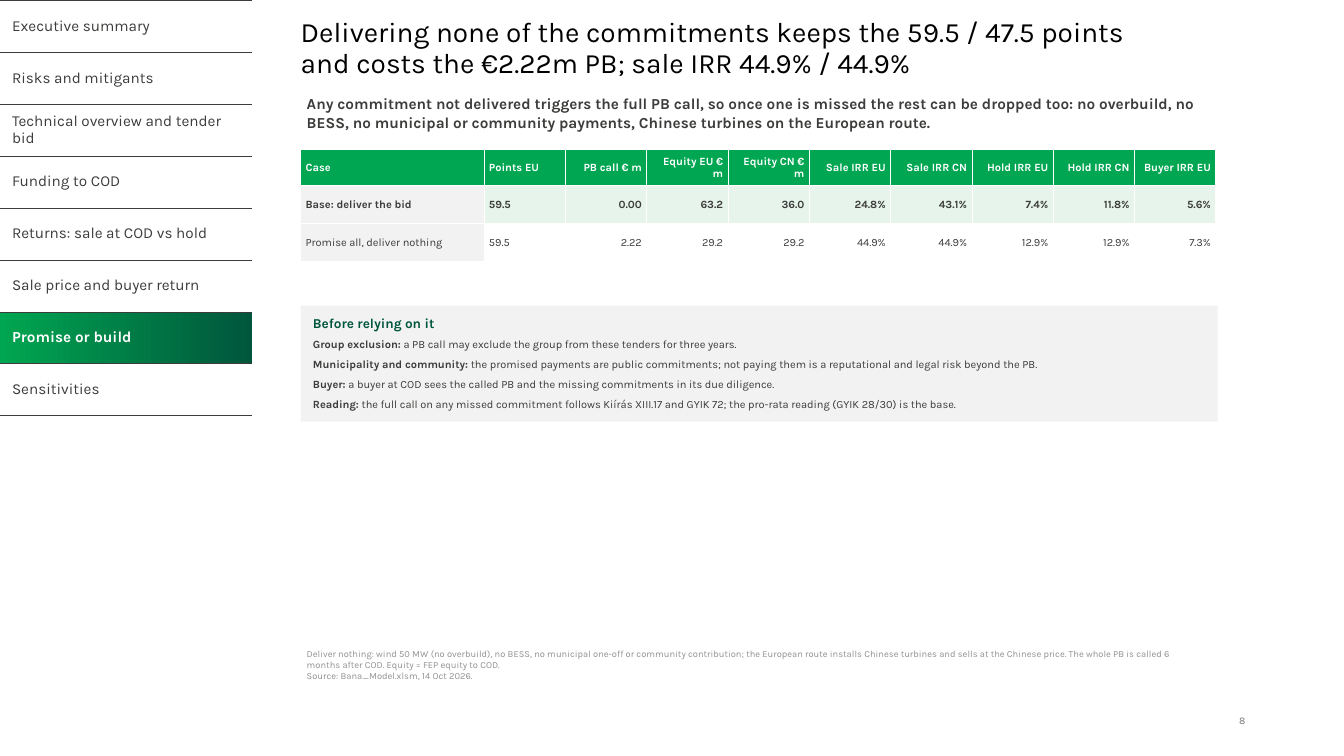
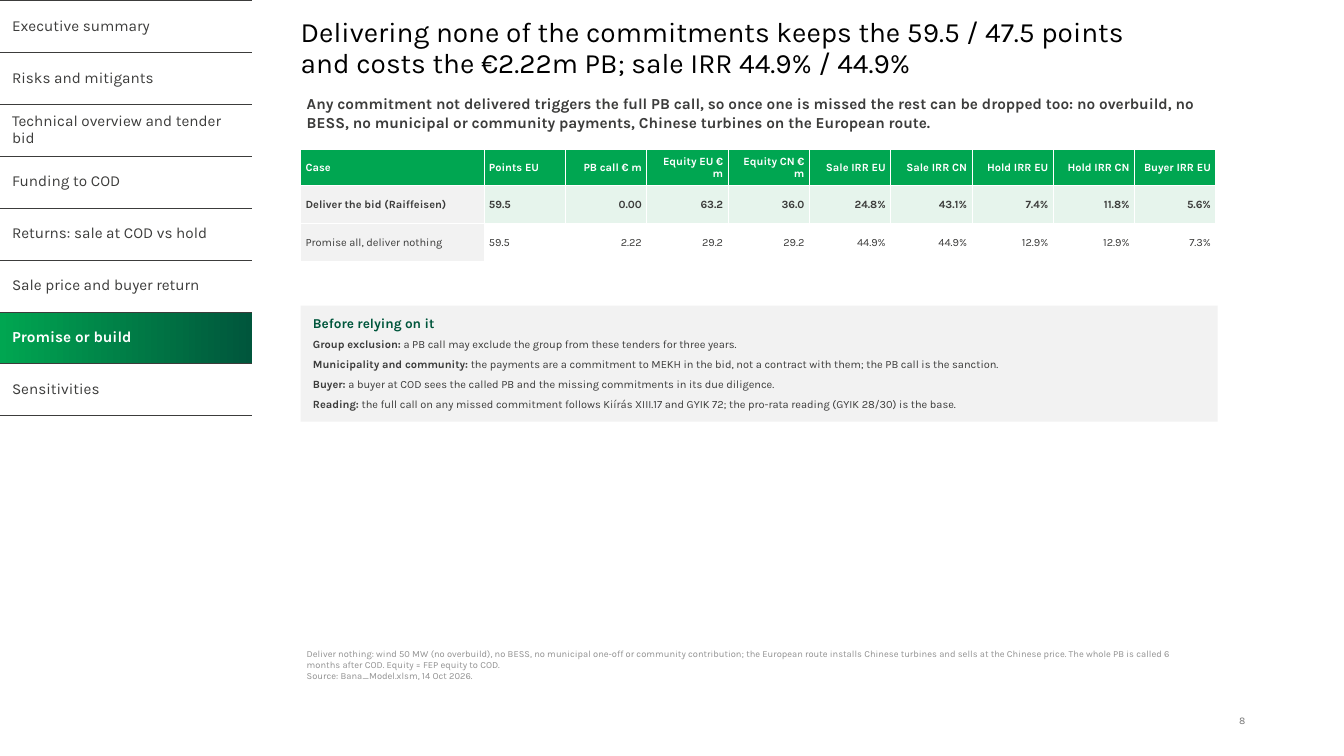
Before and after one commit to ZalanZad/FEP_modeller, a slide deck: slide 8 of projects/bana/out/Bana_IC.pptx. Drawn at 1344x756 pixels with LibreOffice and Linux fonts; fonts in the diff are those of the drawing; background and template pictures are left out. Boxes give left, top, right and bottom in pixels: in the first picture for what was removed or moved away, otherwise in the second. Text is boxed around its words. In the diff, an @@ line names an element or a change of style, - is before the commit and + after.

```diff
--- a/projects/bana/out/Bana_IC.pptx
+++ b/projects/bana/out/Bana_IC.pptx
@@ table at (x1=301, y1=150, x2=1216, y2=262) @@
-row 2, column 1: Base: deliver the bid
+row 2, column 1: Deliver the bid (Raiffeisen)
@@ text in rectangle at (x1=313, y1=360, x2=998, y2=371): text changed @@
-Municipality and community: the promised payments are public commitments; not paying them is a reputational and legal risk beyond the PB.
+Municipality and community: the payments are a commitment to MEKH in the bid, not a contract with them; the PB call is the sanction.
```
Also in this commit, not shown: 5 other slides changed, 6 other files.
